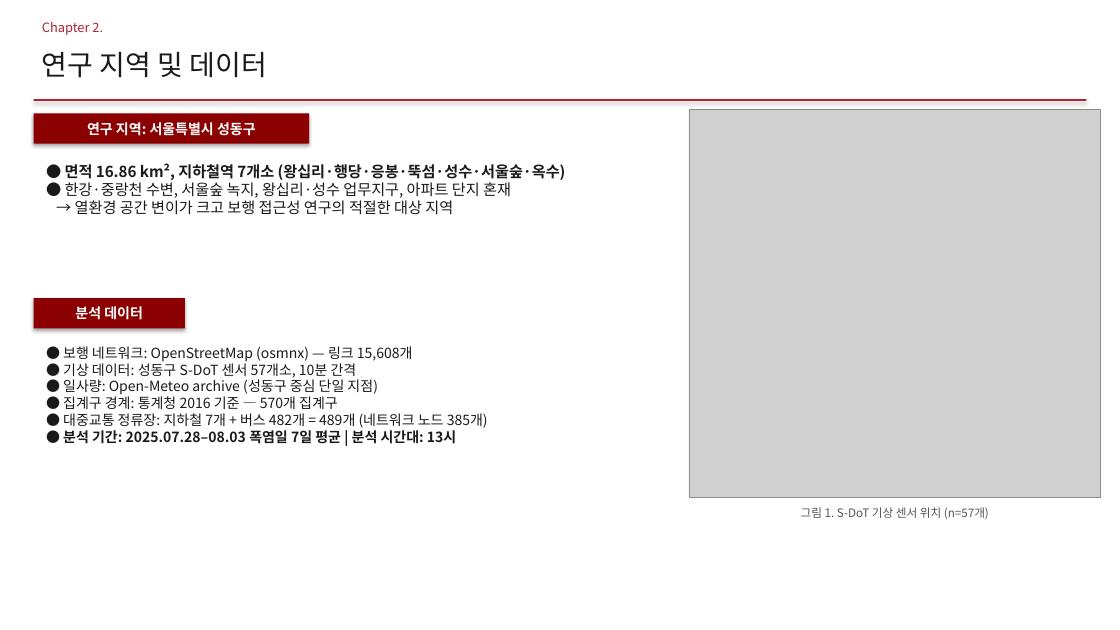
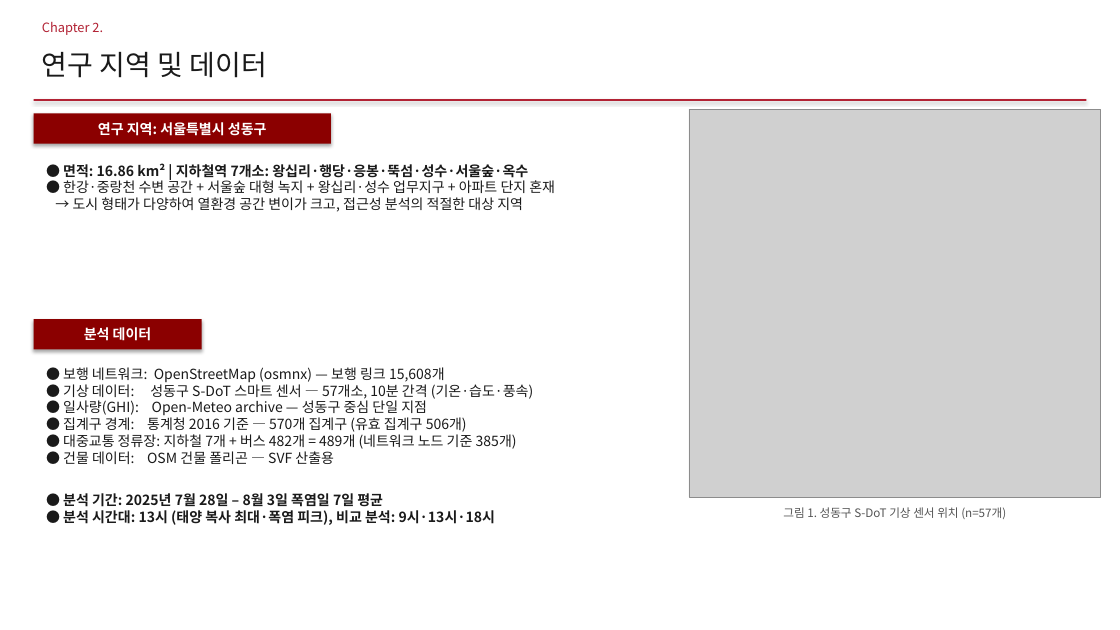
Before and after one commit to jinshingeo/Thermal_Catchment, a slide deck: slide 5 of writing/지도학회발표/2026-05-13_TAVI_학회발표.pptx. Drawn at 1120x630 pixels with LibreOffice and Linux fonts; fonts in the diff are those of the drawing; grey boxes stand for pictures. Boxes give left, top, right and bottom in pixels: in the first picture for what was removed or moved away, otherwise in the second. Text is boxed around its words. In the diff, an @@ line names an element or a change of style, - is before the commit and + after.

```diff
--- a/writing/지도학회발표/2026-05-13_TAVI_학회발표.pptx
+++ b/writing/지도학회발표/2026-05-13_TAVI_학회발표.pptx
@@ rectangle "연구 지역: 서울특별시 성동구": place and size @@
-rectangle "연구 지역: 서울특별시 성동구" at box(34, 113, 309, 144)
+rectangle "연구 지역: 서울특별시 성동구" at box(34, 113, 331, 144)
@@ text at box(63, 163, 555, 212): text changed; size 13 to 12 pt @@
-● 면적 16.86 km², 지하철역 7개소 (왕십리·행당·응봉·뚝섬·성수·서울숲·옥수)
-● 한강·중랑천 수변, 서울숲 녹지, 왕십리·성수 업무지구, 아파트 단지 혼재
-→ 열환경 공간 변이가 크고 보행 접근성 연구의 적절한 대상 지역
+● 면적: 16.86 km² | 지하철역 7개소: 왕십리·행당·응봉·뚝섬·성수·서울숲·옥수
+● 한강·중랑천 수변 공간 + 서울숲 대형 녹지 + 왕십리·성수 업무지구 + 아파트 단지 혼재
+→ 도시 형태가 다양하여 열환경 공간 변이가 크고, 접근성 분석의 적절한 대상 지역
@@ rectangle "분석 데이터": place and size @@
-rectangle "분석 데이터" at box(34, 298, 185, 329)
+rectangle "분석 데이터" at box(34, 319, 202, 350)
@@ text at box(63, 367, 533, 525): text changed @@
-● 보행 네트워크: OpenStreetMap (osmnx) — 링크 15,608개
-● 기상 데이터: 성동구 S-DoT 센서 57개소, 10분 간격
-● 일사량: Open-Meteo archive (성동구 중심 단일 지점)
-● 집계구 경계: 통계청 2016 기준 — 570개 집계구
-● 대중교통 정류장: 지하철 7개 + 버스 482개 = 489개 (네트워크 노드 385개)
-● 분석 기간: 2025.07.28–08.03 폭염일 7일 평균 | 분석 시간대: 13시
+● 보행 네트워크: OpenStreetMap (osmnx) — 보행 링크 15,608개
+● 기상 데이터: 성동구 S-DoT 스마트 센서 — 57개소, 10분 간격 (기온·습도·풍속)
+● 일사량(GHI): Open-Meteo archive — 성동구 중심 단일 지점
+● 집계구 경계: 통계청 2016 기준 — 570개 집계구 (유효 집계구 506개)
+● 대중교통 정류장: 지하철 7개 + 버스 482개 = 489개 (네트워크 노드 기준 385개)
+● 건물 데이터: OSM 건물 폴리곤 — SVF 산출용
+● 분석 기간: 2025년 7월 28일 – 8월 3일 폭염일 7일 평균
+● 분석 시간대: 13시 (태양 복사 최대·폭염 피크), 비교 분석: 9시·13시·18시
@@ text at box(783, 507, 1006, 519): text changed @@
-그림 1. S-DoT 기상 센서 위치 (n=57개)
+그림 1. 성동구 S-DoT 기상 센서 위치 (n=57개)
```
Also in this commit, not shown: 16 other slides changed, 1 other file.
